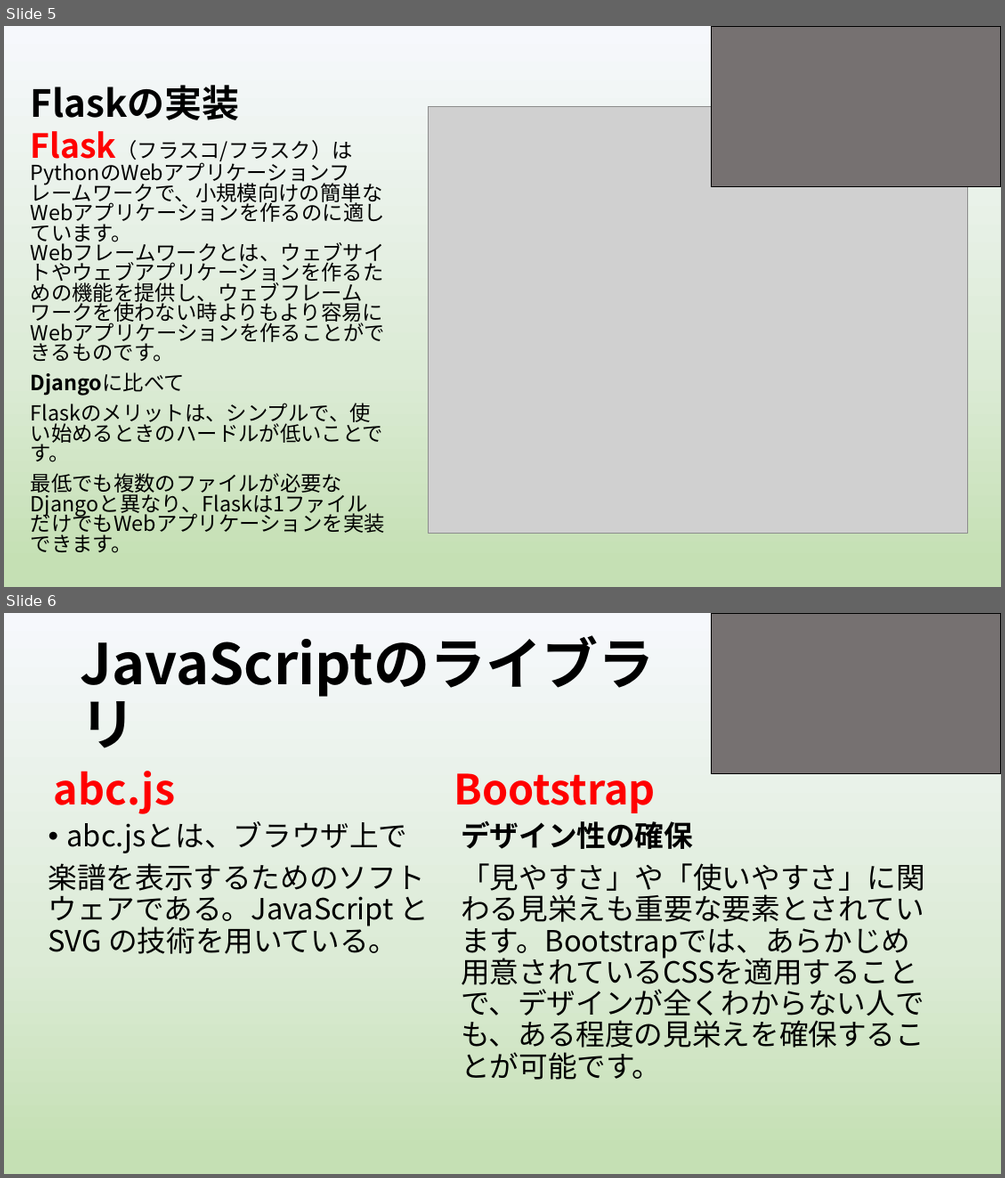
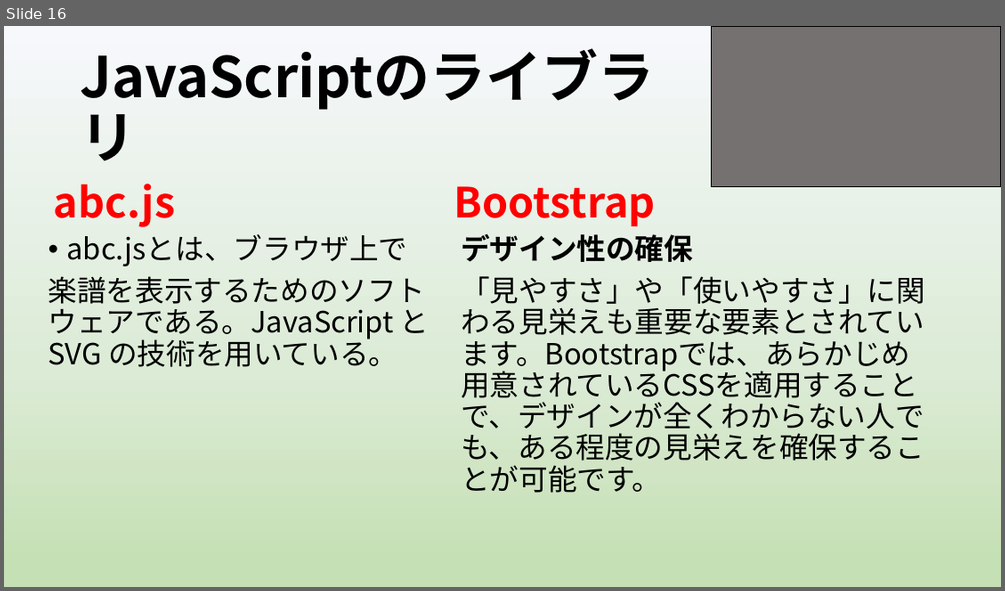
Before and after one commit to yoshitake266/bitComposer_prj, a slide deck: presentation/graduation/bit Composer3 .pptx. Shown one above the other, each under a label of ours: slides 5 and 6 before the commit, slide 16 after it. The pictures are 1005x1178 and 1005x591 pixels, drawn with LibreOffice and Linux fonts; fonts in the diff are those of the drawing; grey boxes stand for pictures. Boxes give left, top, right and bottom in pixels: in the first picture for what was removed or moved away, otherwise in the second. Text is boxed around its words. In the diff, an @@ line names an element or a change of style, - is before the commit and + after.

```diff
--- a/presentation/graduation/bit Composer3 .pptx
+++ b/presentation/graduation/bit Composer3 .pptx
@@ slide 5 removed at (4,26,1001,587), background gradient #F6F8FC to #DCEBD6 to #C5E0B4 @@
@@ rectangle removed at (711,26,1001,187) @@
@@ title removed at (31,85,240,120) @@
-Flaskの実装
@@ text removed at (31,131,385,553) @@
-Flask（フラスコ/フラスク）はPythonのWebアプリケーションフレームワークで、小規模向けの簡単なWebアプリケーションを作るのに適しています。
-Webフレームワークとは、ウェブサイトやウェブアプリケーションを作るための機能を提供し、ウェブフレームワークを使わない時よりもより容易にWebアプリケーションを作ることができるものです。
-Djangoに比べて
-Flaskのメリットは、シンプルで、使い始めるときのハードルが低いことです。
-最低でも複数のファイルが必要なDjangoと異なり、Flaskは1ファイルだけでもWebアプリケーションを実装できます。
@@ picture removed at (428,107,968,533) @@
@@ what was slide 6 is now slide 16 @@
```
Also in this commit, not shown: 8 slides changed, 3 slides added, 5 other slides removed.
